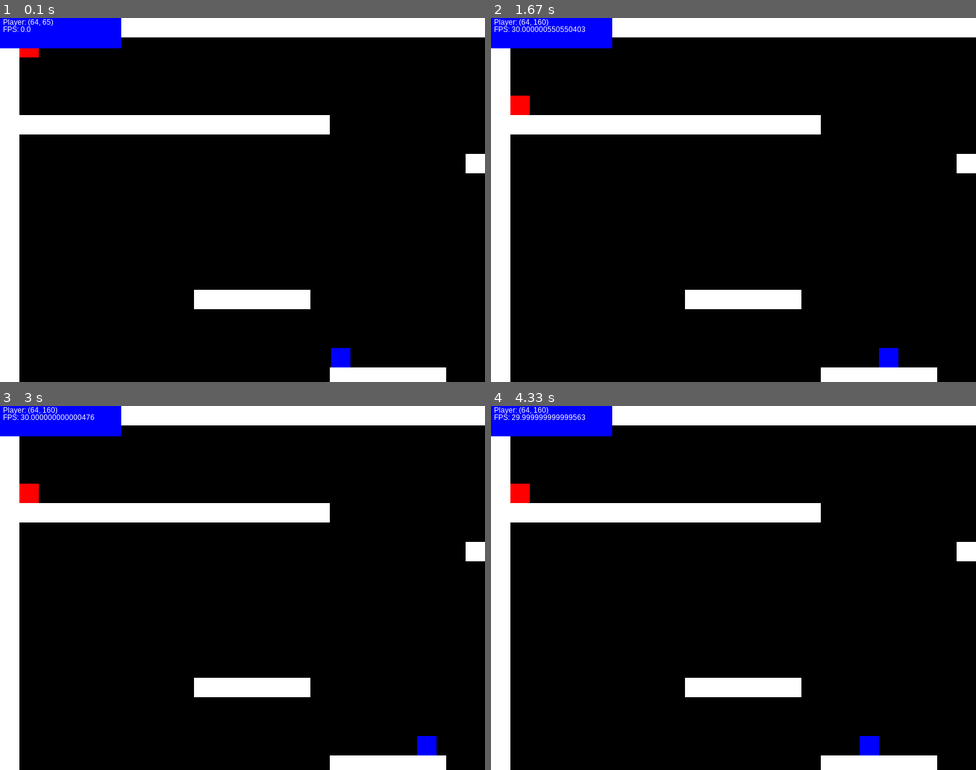
Above: before the commit, frames 1-4 (two rows, left to right).
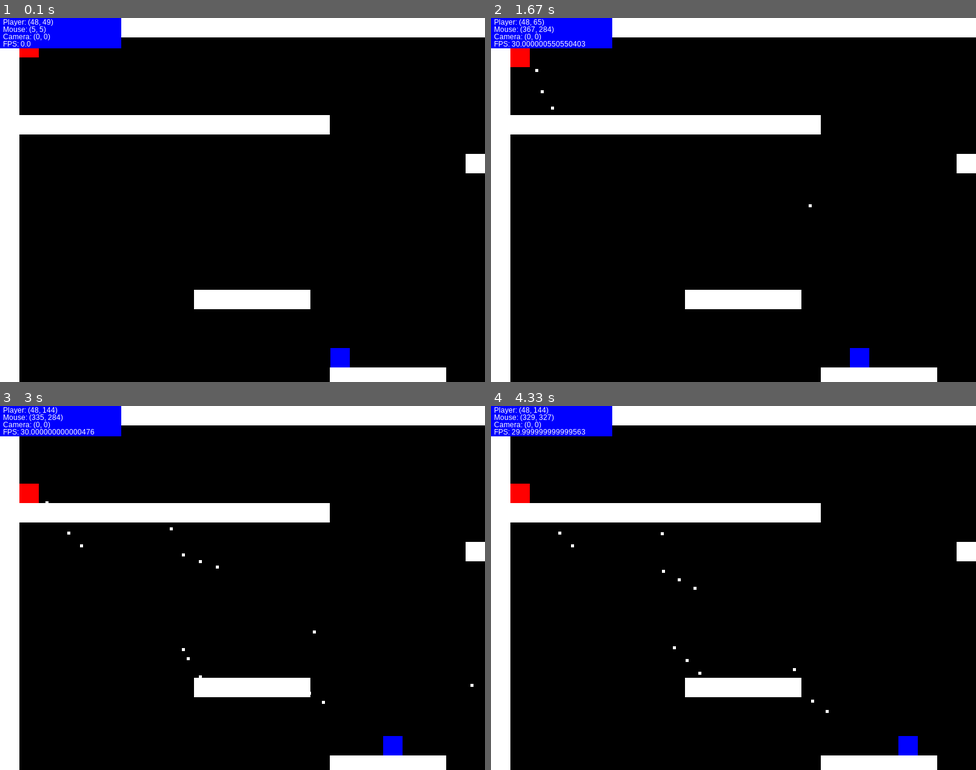
Above: after the commit, the same moments.

Repository: bruskjr/Pygame_Test
Game: pygame game, started from game.py
Two runs of this game, one before a commit and one after it. Both use one fixed random seed, a clock stepped at 60 frames per second and the inputs below. The source is Python 2; it was converted automatically to run under Python 3.
Inputs (mouse positions are in pixels of both pictures, inside the frame that each line leads up to):
- Up to frame 1 (0.1 s): no input
- Up to frame 2 (1.67 s): press the mouse at (617, 203) at 0.37 s; move the mouse to (699, 243) at 0.47 s; release the mouse at (782, 280) at 0.6 s; tap Space at 0.67, 1.07, 1.37 s; click (636, 141) at 1.08 s; press the mouse at (617, 203) at 1.53 s; move the mouse to (714, 189) at 1.63 s
- Up to frame 3 (3 s): release the mouse at (320, 566) at 1.77 s; press the mouse at (126, 591) at 1.87 s; move the mouse to (194, 580) at 1.97 s; release the mouse at (261, 573) at 2.1 s; press the mouse at (126, 591) at 2.2 s; move the mouse to (203, 598) at 2.3 s; release the mouse at (281, 609) at 2.43 s; press the mouse at (126, 591) at 2.53 s; move the mouse to (266, 588) at 2.63 s; release the mouse at (412, 584) at 2.77 s; press the mouse at (126, 591) at 2.87 s; move the mouse to (203, 577) at 2.97 s
- Up to frame 4 (4.33 s): release the mouse at (772, 566) at 3.1 s; press the mouse at (617, 591) at 3.2 s; move the mouse to (685, 638) at 3.3 s; release the mouse at (752, 686) at 3.43 s; press the mouse at (617, 591) at 3.53 s; move the mouse to (748, 657) at 3.63 s; release the mouse at (879, 719) at 3.77 s; press the mouse at (617, 591) at 3.87 s; move the mouse to (665, 569) at 3.97 s; release the mouse at (714, 551) at 4.1 s; press the mouse at (617, 591) at 4.2 s; move the mouse to (689, 602) at 4.3 s

The runs differ from the first frame. In frame 1, 0.2% of the frame differs, in the area x 0-73%, y 0-96%; in frame 2, 1.3%, in the area x 0-84%, y 0-96%; in frame 3, 0.9%; in frame 4, 0.9%.

Commit message:
Added Targeting and Bullets

Diff:
--- a/game.py
+++ b/game.py
@@ -1,10 +1,12 @@
 import pygame
+
+from math import sqrt
 
 W_WIDTH = 800
 W_HEIGHT = 600
 H_WIDTH = W_WIDTH/2
 H_HEIGHT = W_HEIGHT/2
-
+DISPLAY = (W_WIDTH, W_HEIGHT)
 DISPLAY = (W_WIDTH, W_HEIGHT)
 
 # Setup and main game loop
@@ -13,53 +15,24 @@
 	screen = pygame.display.set_mode(DISPLAY)
 	pygame.display.set_caption("Game")
 
-	game = Game()
+	game = Game(screen)
 	game.setup(level1)
-	while game.running:
-		game.timer.tick(60)
-
-	 	update(game)
-	 	draw(screen, game)
-
-	 	pygame.display.flip()
-
-# Update the objects
-def update(game):
-	game.timer.tick()
-	game.camera.update(game.player)
-	game.keyboard.update()
-	game.player.update()
-
-	for e in game.enemies:
-		e.update()
-
-def draw(screen, game):
-	screen.fill((0, 0, 0))
-
-	for e in game.entities:
-		screen.blit(e.image, game.camera.apply(e))
-
-	if game.debug:
-		s = pygame.Surface((200,50))
-		s.fill((0,0,255))
-		screen.blit(s, (0,0))
-
-		player_pos = game.font.render("Player: " + str(game.player.rect.bottomright), True,(255,255,255))
-		fps = game.font.render("FPS: " + str(game.timer.get_fps()), True,(255,255,255))
-		screen.blit(player_pos,(5,0))
-		screen.blit(fps,(5,12))
+	game.run()
+
 
 
 class Game():
 	""" Game data """
-	def __init__(self):
+	def __init__(self, screen):
 		self.running = True
+		self.screen = screen
 		self.entities = pygame.sprite.Group()
 		self.timer = pygame.time.Clock()
 		self.level = level1
+		self.camera = Camera(len(self.level.raw[0])*32, len(self.level.raw)*32)
+		self.mouse = Mouse('images/crosshair.png', self.camera)
 		self.keyboard = Keyboard()
-		self.camera = Camera(len(self.level.raw[0])*32, len(self.level.raw)*32)
-		self.player = Player(32, 32, self.level, self.keyboard)
+		self.player = Player(32, 32, self.level, self.keyboard, self.mouse)
 		self.enemies = [Goon(900,100, self.level), Goon(900,510, self.level), Goon(600,574, self.level)]
 		self.debug = True
 		self.font = pygame.font.SysFont("arial",12)
@@ -73,14 +46,62 @@
 		for e in self.enemies:
 			self.entities.add(e)
 
-
+		# Draw Player
 		self.entities.add(self.player)
+
+		# Hide system mouse cursor
+		#self.mouse.hide_default_cursor()
+
+	# Update the objects
+	def update(self):
+		self.timer.tick()
+		self.camera.update(self.player)
+		self.mouse.update()
+		self.keyboard.update()
+		self.player.update()
+
+		for e in self.enemies:
+			e.update()
+
+	def draw(self):
+		self.screen.fill((0, 0, 0))
+
+		for e in self.entities:
+			self.screen.blit(e.image, self.camera.apply(e))
+
+		for b in self.player.bullets:
+			self.screen.blit(b.image, self.camera.apply(b))
+
+		if self.debug:
+			s = pygame.Surface((200,50))
+			s.fill((0,0,255))
+			self.screen.blit(s, (0,0))
+
+			player_pos = self.font.render("Player: " + str(self.player.pos()), True,(255,255,255))
+			mouse_pos = self.font.render("Mouse: " + str(self.mouse.pos()), True,(255,255,255))
+			camera_pos = self.font.render("Camera: " + str(self.camera.focus.topleft), True,(255,255,255))
+			fps = self.font.render("FPS: " + str(self.timer.get_fps()), True,(255,255,255))
+			self.screen.blit(player_pos,(5,0))
+			self.screen.blit(mouse_pos,(5,12))
+			self.screen.blit(camera_pos,(5,24))
+			self.screen.blit(fps,(5,36))
+
+		#self.screen.blit(self.mouse.cursor, self.mouse.pos())
+
+	def run(self):
+		while self.running:
+			self.timer.tick(60)
+
+		 	self.update()
+		 	self.draw()
+
+		 	pygame.display.flip()
+
 
 class Entity(pygame.sprite.Sprite):
 	def __init__(self):
 		pygame.sprite.Sprite.__init__(self)
-		self.image = pygame.Surface((32,32))
-		self.image.convert
+		self.image =  pygame.Surface([32, 32])
 
 	def update():
 		pass
@@ -89,10 +110,45 @@
 	def __init__(self, x, y):
 		super(Platform, self).__init__()
 		self.rect = pygame.Rect(x, y, 32, 32)
+
+		self.image = pygame.Surface((32,32))
 		self.image.fill(pygame.Color("#FFFFFF"))
 
 	def update(self):
 		pass
+
+class Projectile(Entity):
+	def __init__(self):
+		super(Projectile, self).__init__()
+
+		self.image =  pygame.Surface([5, 5])
+		self.image.fill((255,255,255))
+
+		self.rect = pygame.Rect(0,0,1,1)
+
+		self.speed = 30
+
+		self.xvel = 0
+		self.yvel = 0
+
+	def update(self):
+		self.rect.x += self.xvel
+		self.rect.y += self.yvel
+
+	def calculate_velocity(self, start, end):
+		v = (end[0]-start[0], end[1]-start[1])
+		dist = sqrt(v[0]*v[0] + v[1]*v[1])
+		return (v[0]*(1.0/dist)*self.speed, v[1]*(1.0/dist)*30)
+
+
+	def fire(self, mouse_pos, player_pos):
+		v = self.calculate_velocity(player_pos, mouse_pos)
+		print v
+		self.rect.x = player_pos[0]
+		self.rect.y = player_pos[1]
+		self.xvel = v[0]
+		self.yvel = v[1]
+
 
 class Moveable(Entity):
 	def __init__(self, x, y, level):
@@ -135,33 +191,53 @@
 		super(Character, self).__init__(x, y, level)
 
 class Player(Character):
-	def __init__(self, x, y, level, keyboard):
+	def __init__(self, x, y, level, keyboard, mouse):
 		super(Player, self).__init__(x, y, level)
+		self.image = pygame.Surface((32,32))
 		self.image.fill(pygame.Color("#FF0000"))
 		self.keyboard = keyboard
+		self.mouse = mouse
+		self.bullets = pygame.sprite.Group()
 
 	def update(self):
 		keysDown = self.keyboard.keysDown
 		right = False
 		left = False
-		if pygame.K_UP in keysDown and keysDown[pygame.K_UP]:
-			if self.onGround:
-				self.yvel -= 7
-
-		if pygame.K_LEFT in keysDown and keysDown[pygame.K_LEFT]:
+		if ((pygame.K_w in keysDown and keysDown[pygame.K_w])
+			or (pygame.K_SPACE in keysDown and keysDown[pygame.K_SPACE])):
+				if self.onGround:
+					self.yvel -= 7
+
+		if pygame.K_a in keysDown and keysDown[pygame.K_a]:
 			left = True
 			self.xvel = -5
 
-
-		if pygame.K_RIGHT in keysDown and keysDown[pygame.K_RIGHT]:
-			print keysDown
+		if pygame.K_d in keysDown and keysDown[pygame.K_d]:
 			right = True
 			self.xvel = 5
 
 		if not (right or left):
 			self.xvel = 0
 
+
+
+		# Check if left mouse is down
+		if self.mouse.buttonsDown[0]:
+			self.fire()
+
+		for bullet in self.bullets:
+			bullet.update()
+
 		super(Player, self).update()
+
+	def pos(self):
+		return self.rect.center
+
+	def fire(self):
+		bullet = Projectile()
+  		bullet.fire(self.mouse.pos(), self.pos())
+		self.bullets.add(bullet)
+
 
 class Enemy(Character):
 	def __init__(self, x, y, level):
@@ -170,8 +246,9 @@
 class Goon(Enemy):
 	def __init__(self, x, y, level):
 		super(Goon, self).__init__(x,y, level)
+		self.image = pygame.Surface((32,32))
 		self.image.fill(pygame.Color("#0000FF"))
-		self.speed = 2
+		self.speed = 1
 		self.xvel = self.speed
 
 	def update(self):
@@ -190,7 +267,7 @@
 					collide = True
 
 			if not collide:
-				self.xvel = -(self.xvel)
+				self.xvel *= -1
 
 		super(Goon, self).update()
 
@@ -226,25 +303,23 @@
 			y += 32
 			x = 0
 
-class Camera:
-	def __init__(self, width, height):
-		self.focus = pygame.Rect(0,0,width,height)
-		self.width = width
-		self.height = height
-
-	def apply(self, entity):
-		return entity.rect.move(self.focus.topleft)
-
-	def update(self, entity):
-		l, t, _, _ = entity.rect
-		_, _, w, h = self.focus
-		l, t, _, _ = -l+H_WIDTH, -t+H_HEIGHT, w, h
-
-		l = min(0,l)
-		l = max(-(self.width-W_WIDTH), l)
-		t = max(-(self.height-W_HEIGHT), t)
-		t = min(0, t)
-		self.focus = pygame.Rect(l, t, w, h)
+
+class Mouse:
+	def __init__(self, img_path, camera):
+		self.buttonsDown = (False, False, False)
+		self.cursor = pygame.image.load(img_path).convert_alpha()
+		self.camera = camera
+
+	def hide_default_cursor(self):
+		pygame.mouse.set_cursor((8,8),(0,0),(0,0,0,0,0,0,0,0),(0,0,0,0,0,0,0,0))
+
+	def pos(self):
+		c = self.camera.focus.topleft
+		m = pygame.mouse.get_pos()
+		return (m[0]-c[0], m[1]-c[1])
+
+	def update(self):
+		self.buttonsDown = pygame.mouse.get_pressed()
 
 
 class Keyboard:
@@ -263,7 +338,29 @@
 			if e.type == pygame.KEYUP:
 				self.keysDown[e.key] = False
 
-
+class Camera:
+	def __init__(self, width, height):
+		self.focus = pygame.Rect(0,0,width,height)
+		self.width = width
+		self.height = height
+
+	def offset(self, pos):
+		v = self.focus.topleft
+		return (pos[0]-v[0], pos[1]-v[0])
+
+	def apply(self, entity):
+		return entity.rect.move(self.focus.topleft)
+
+	def update(self, entity):
+		l, t, _, _ = entity.rect
+		_, _, w, h = self.focus
+		l, t, _, _ = -l+H_WIDTH, -t+H_HEIGHT, w, h
+
+		l = min(0,l)
+		l = max(-(self.width-W_WIDTH), l)
+		t = max(-(self.height-W_HEIGHT), t)
+		t = min(0, t)
+		self.focus = pygame.Rect(l, t, w, h)
 
 level1 = Level([
 	"1111111111111111111111111111111111111111",
Binary file added: images/crosshair.png
